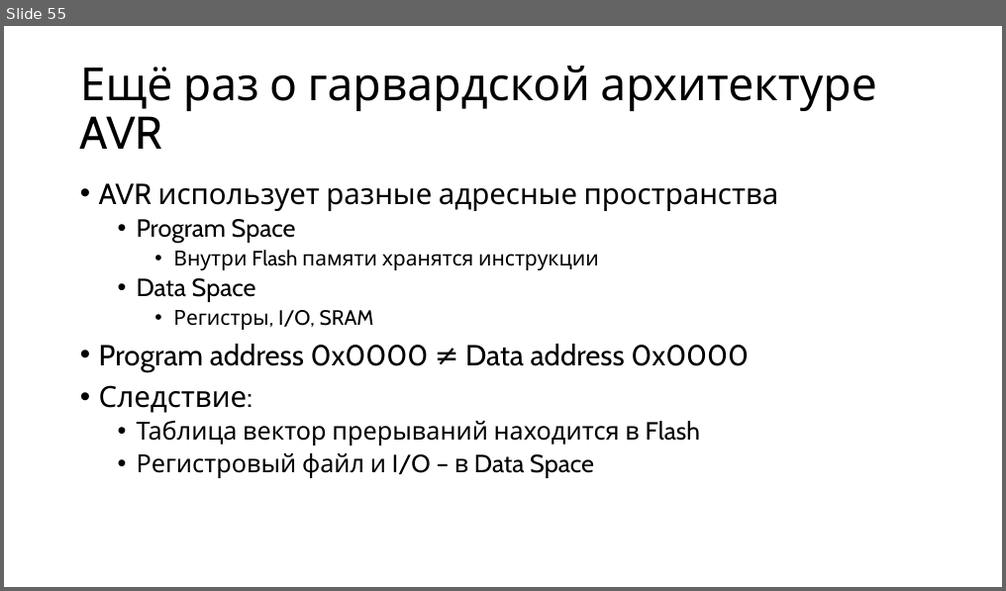
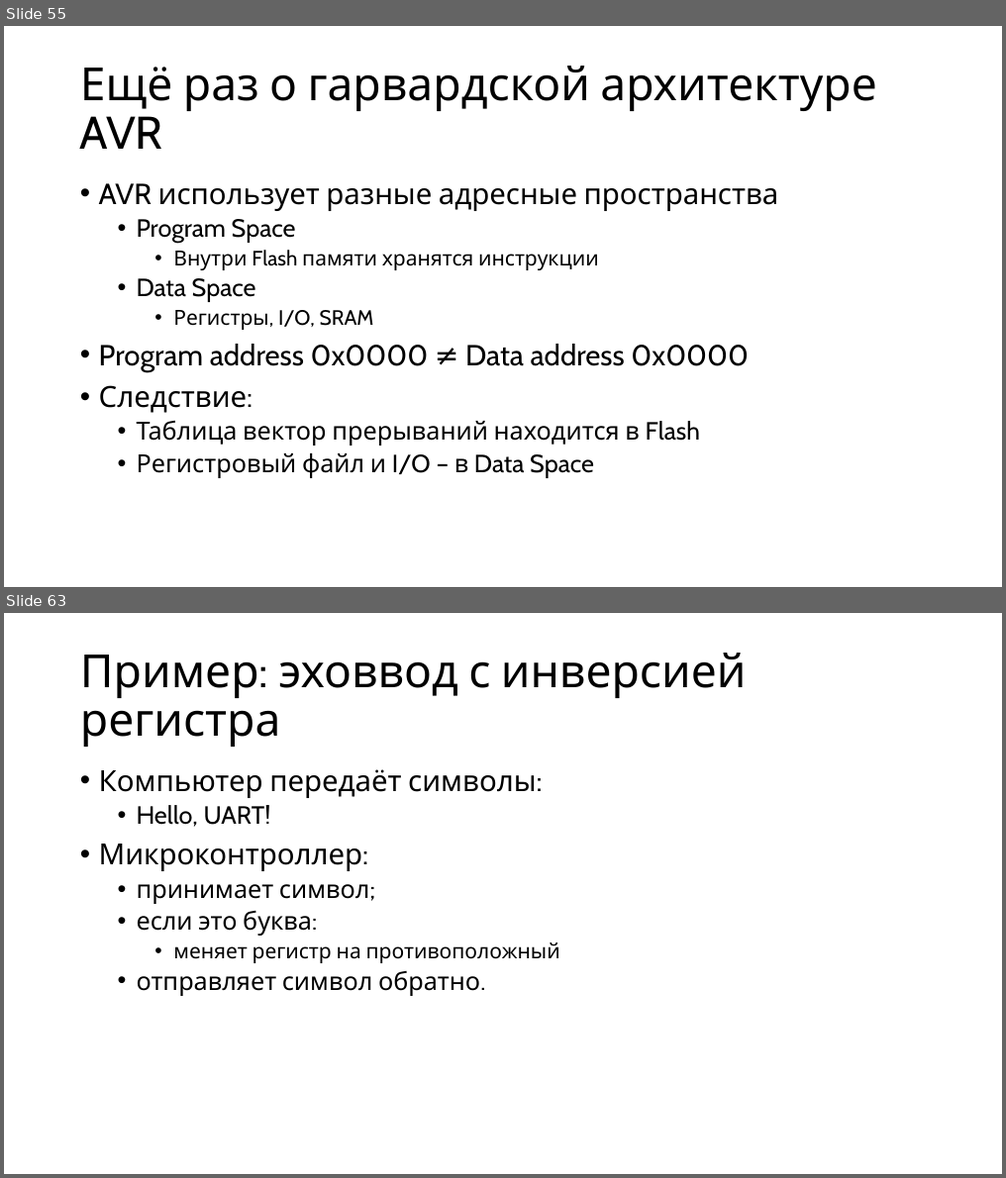
Before and after one commit to alexey-malov/mpp, a slide deck: lectures/14/Microcontroller Programming.pptx. Shown one above the other, each under a label of ours: slide 55 before the commit, slides 55 and 63 after it; the slides between them are not shown. The pictures are 1006x591 and 1006x1178 pixels, drawn with LibreOffice and Linux fonts; fonts in the diff are those of the drawing. Boxes give left, top, right and bottom in pixels: in the first picture for what was removed or moved away, otherwise in the second. Text is boxed around its words. In the diff, an @@ line names an element or a change of style, - is before the commit and + after.

Commit message:
Обновил лекцию по микроконтроллерам

```diff
--- a/lectures/14/Microcontroller Programming.pptx
+++ b/lectures/14/Microcontroller Programming.pptx
@@ slide 63 added at (4,613,1002,1174), background #FFFFFF @@
@@ title added at (80,653,746,747), 44 pt, text #000000 @@
+Пример: эховвод с инверсией регистра
@@ text added at (99,769,560,996), 24 pt, text #000000 @@
+• Компьютер передаёт символы:
+  • Hello, UART!
+• Микроконтроллер:
+  • принимает символ;
+  • если это буква:
+    • меняет регистр на противоположный
+  • отправляет символ обратно.
```
Also in this commit, not shown: 1 slide changed, 31 other slides added, 1 slide removed.
